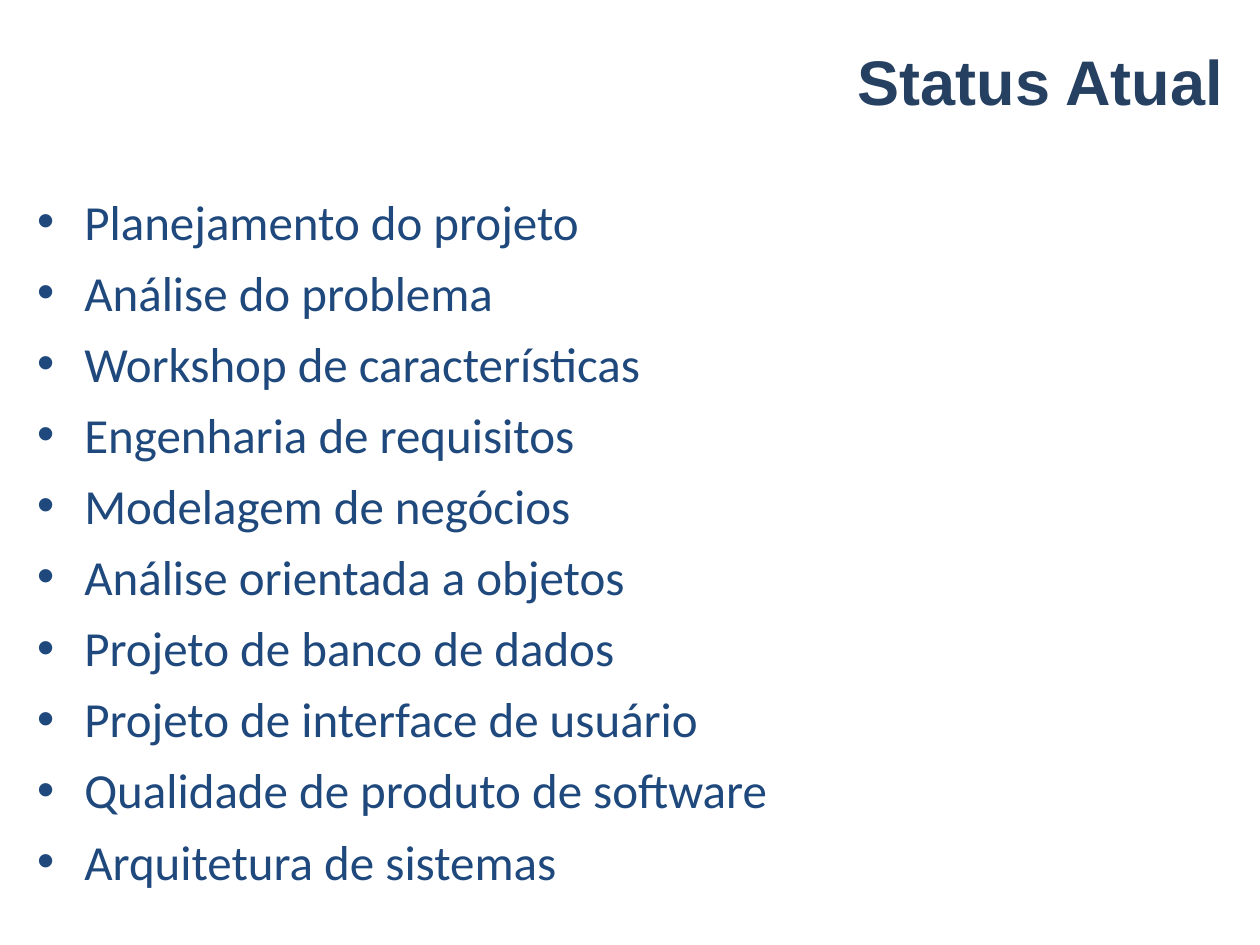
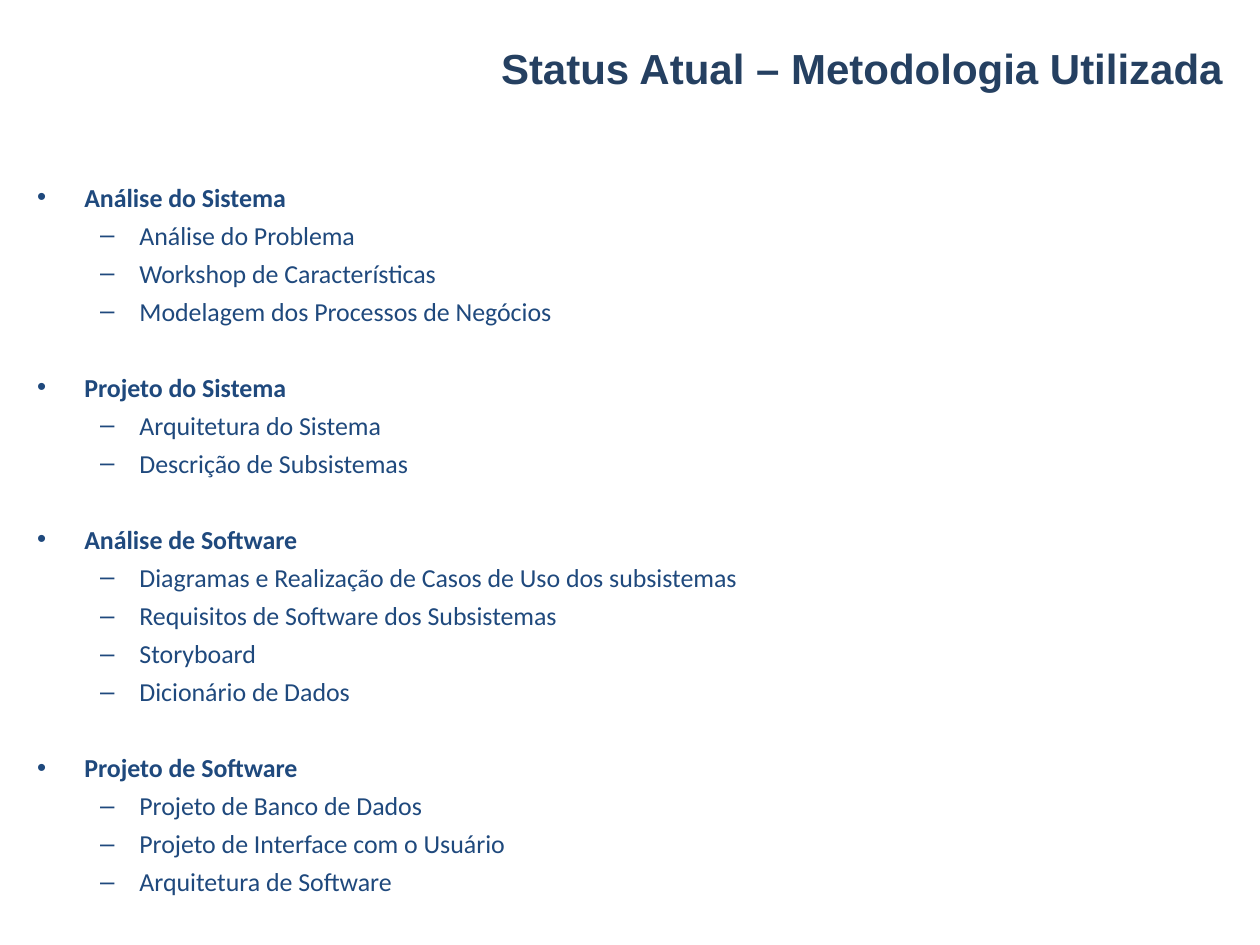
Before and after one commit to VagnerAlcantara/TCC, a slide deck: slide 8 of AnteProjeto/Apresentacao do Anteprojeto.ppt. Drawn at 1260x945 pixels with LibreOffice and Linux fonts; fonts in the diff are those of the drawing; background and template pictures are left out. Boxes give left, top, right and bottom in pixels: in the first picture for what was removed or moved away, otherwise in the second. Text is boxed around its words. In the diff, an @@ line names an element or a change of style, - is before the commit and + after.

```diff
--- a/AnteProjeto/Apresentacao do Anteprojeto.ppt
+++ b/AnteProjeto/Apresentacao do Anteprojeto.ppt
@@ title at <box>501,53,1223,92</box>: text changed; size 36 to 24 pt @@
-Status Atual
+Status Atual – Metodologia Utilizada
@@ text at <box>84,189,736,895</box>: text changed; size 28 to 14.8 pt @@
-• Planejamento do projeto
-• Análise do problema
-• Workshop de características
-• Engenharia de requisitos
-• Modelagem de negócios
-• Análise orientada a objetos
-• Projeto de banco de dados
-• Projeto de interface de usuário
-• Qualidade de produto de software
-• Arquitetura de sistemas
+• Análise do Sistema
+  – Análise do Problema
+  – Workshop de Características
+  – Modelagem dos Processos de Negócios
+• Projeto do Sistema
+  – Arquitetura do Sistema
+  – Descrição de Subsistemas
+• Análise de Software
+  – Diagramas e Realização de Casos de Uso dos subsistemas
+  – Requisitos de Software dos Subsistemas
+  – Storyboard
+  – Dicionário de Dados
+• Projeto de Software
+  – Projeto de Banco de Dados
+  – Projeto de Interface com o Usuário
+  – Arquitetura de Software
```
Also in this commit, not shown: 5 other slides changed, 1 slide added, 1 slide removed.
